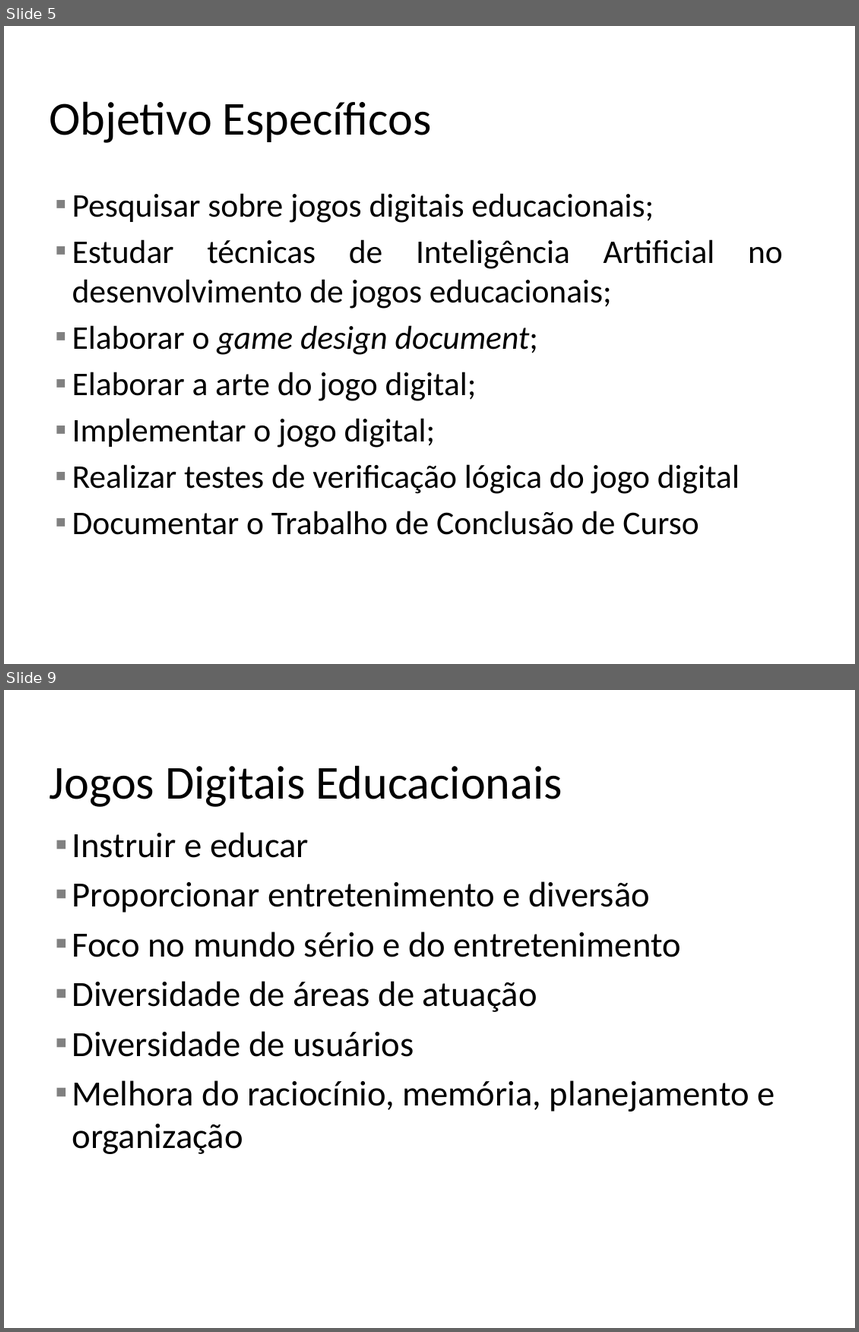
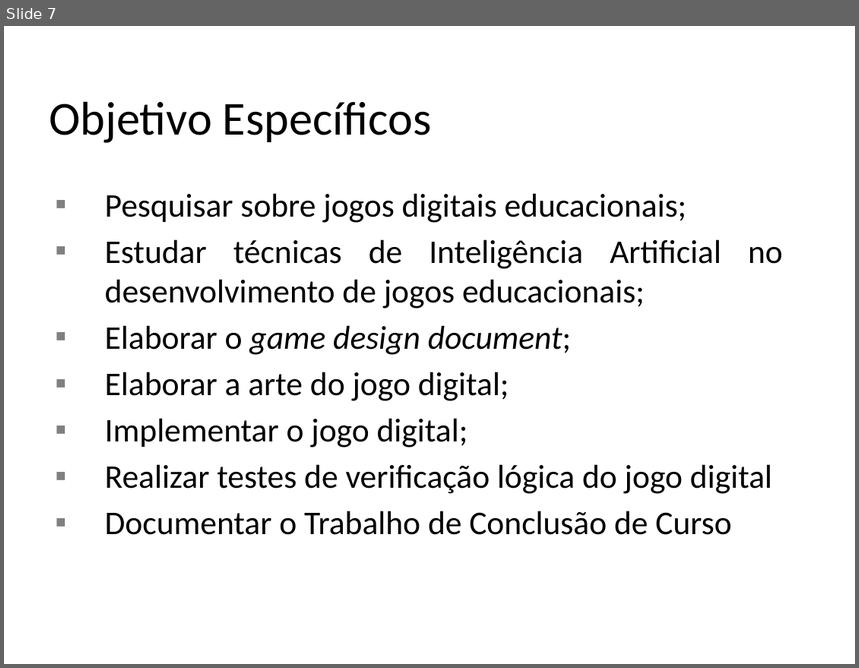
Before and after one commit to zehamarall/tcc, a slide deck: Doc/Apresentacao TCCII.pptx. Shown one above the other, each under a label of ours: slides 5 and 9 before the commit, slide 7 after it; the slides between them are not shown. The pictures are 859x1332 and 859x668 pixels, drawn with LibreOffice and Linux fonts; fonts in the diff are those of the drawing; background and template pictures are left out. Boxes give left, top, right and bottom in pixels: in the first picture for what was removed or moved away, otherwise in the second. Text is boxed around its words. In the diff, an @@ line names an element or a change of style, - is before the commit and + after.

Commit message:
atualizando documentação

```diff
--- a/Doc/Apresentacao TCCII.pptx
+++ b/Doc/Apresentacao TCCII.pptx
@@ slide 9 removed at (4,690,855,1328), background #FFFFFF @@
@@ title removed at (50,765,563,807) @@
-Jogos Digitais Educacionais
@@ text removed at (72,832,775,1154) @@
-▪ Instruir e educar
-▪ Proporcionar entretenimento e diversão
-▪ Foco no mundo sério e do entretenimento
-▪ Diversidade de áreas de atuação
-▪ Diversidade de usuários
-▪ Melhora do raciocínio, memória, planejamento e organização
@@ what was slide 5 is now slide 7 @@
@@ slide 7 changed as well @@
@@ text "Pesquisar sobre jogos digitais educacionais;" at (105,193,783,535): indent changed @@
```
Also in this commit, not shown: 10 other slides changed, 12 slides added, 9 other slides removed, 1 other file.
